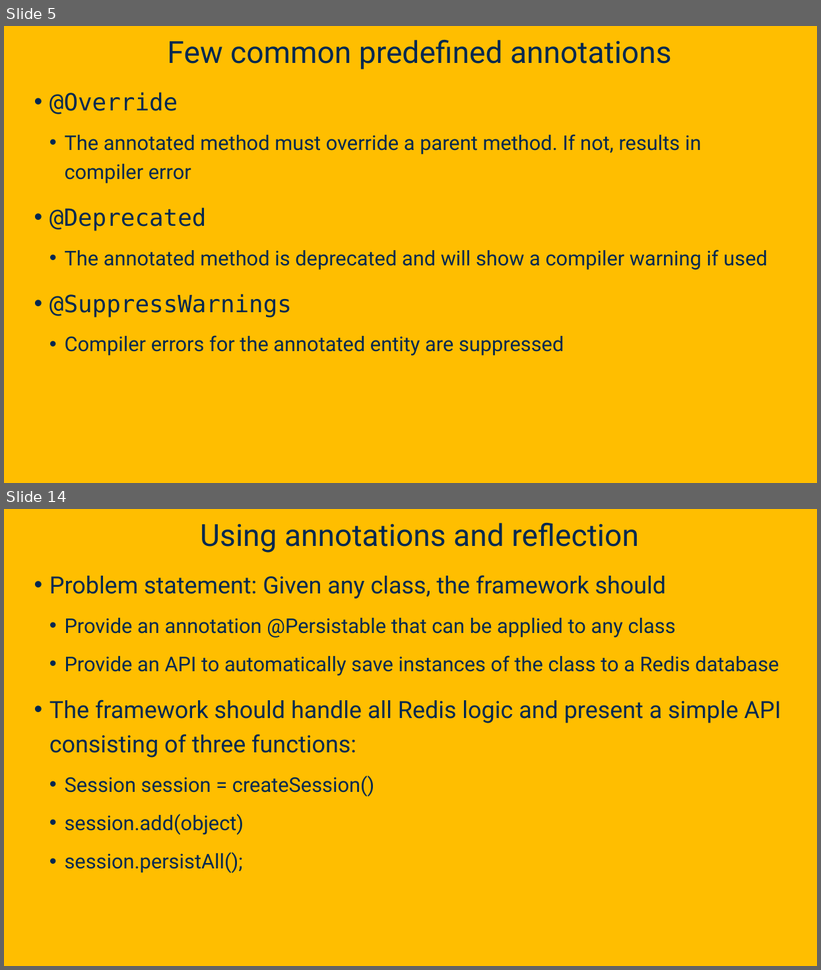
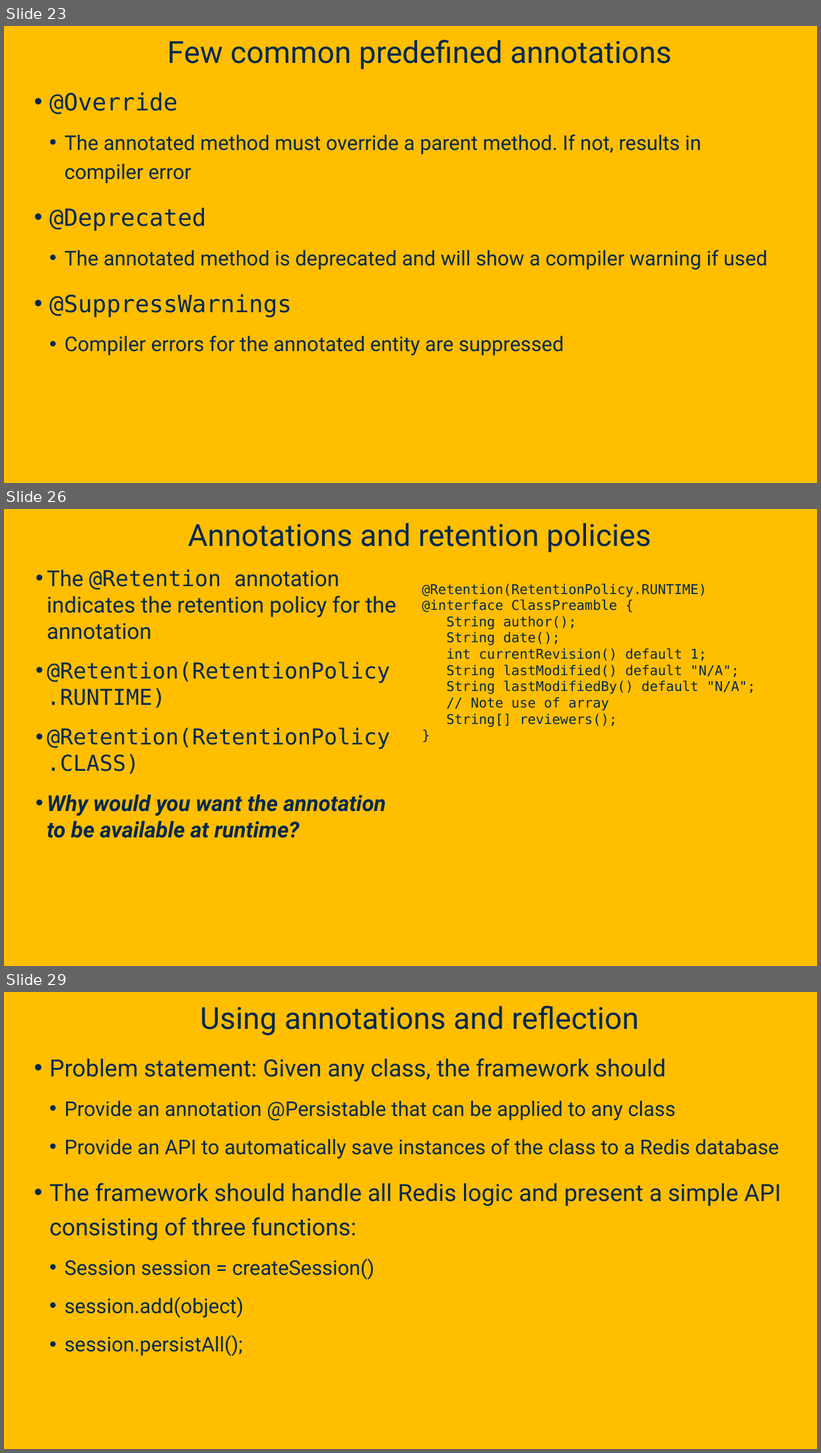
Before and after one commit to davsec-teaching/ECS160-Winter2025, a slide deck: slides/5_annotations_and_reflection.pptx. Shown one above the other, each under a label of ours: slides 5 and 14 before the commit, slides 23, 26 and 29 after it; the slides between them are not shown. The pictures are 821x970 and 821x1453 pixels, drawn with LibreOffice and Linux fonts; fonts in the diff are those of the drawing; background and template pictures are left out. Boxes give left, top, right and bottom in pixels: in the first picture for what was removed or moved away, otherwise in the second. Text is boxed around its words. In the diff, an @@ line names an element or a change of style, - is before the commit and + after.

```diff
--- a/slides/5_annotations_and_reflection.pptx
+++ b/slides/5_annotations_and_reflection.pptx
@@ slide 26 added at <box>4,509,817,966</box>, background picture (left out) @@
@@ title added at <box>188,523,651,553</box>, 36 pt, text #022850 @@
+Annotations and retention policies
@@ text added at <box>47,569,397,838</box>, 25.9 pt, text #022850 @@
+• The @Retention annotation indicates the retention policy for the annotation
+• @Retention(RetentionPolicy.RUNTIME)
+• @Retention(RetentionPolicy.CLASS)
+• Why would you want the annotation to be available at runtime?
@@ text added at <box>422,584,756,727</box>, 16 pt, text #022850 @@
+@Retention(RetentionPolicy.RUNTIME)
+@interface ClassPreamble {
+String author();
+String date();
+int currentRevision() default 1;
+String lastModified() default "N/A";
+String lastModifiedBy() default "N/A";
+// Note use of array
+String[] reviewers();
+}
@@ what was slide 5 is now slide 23 @@
@@ what was slide 14 is now slide 29 @@
```
Also in this commit, not shown: 8 slides changed, 17 other slides added, 1 slide removed.
